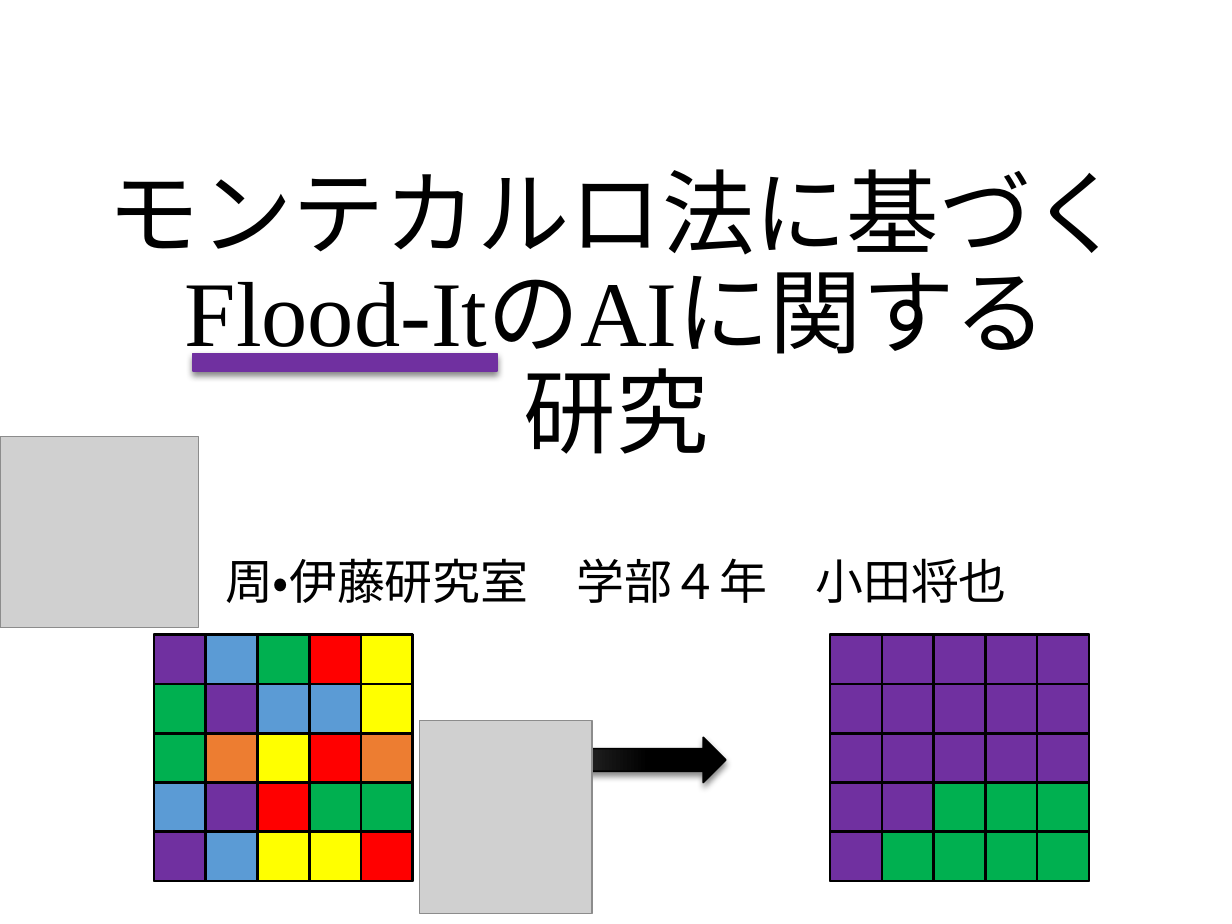
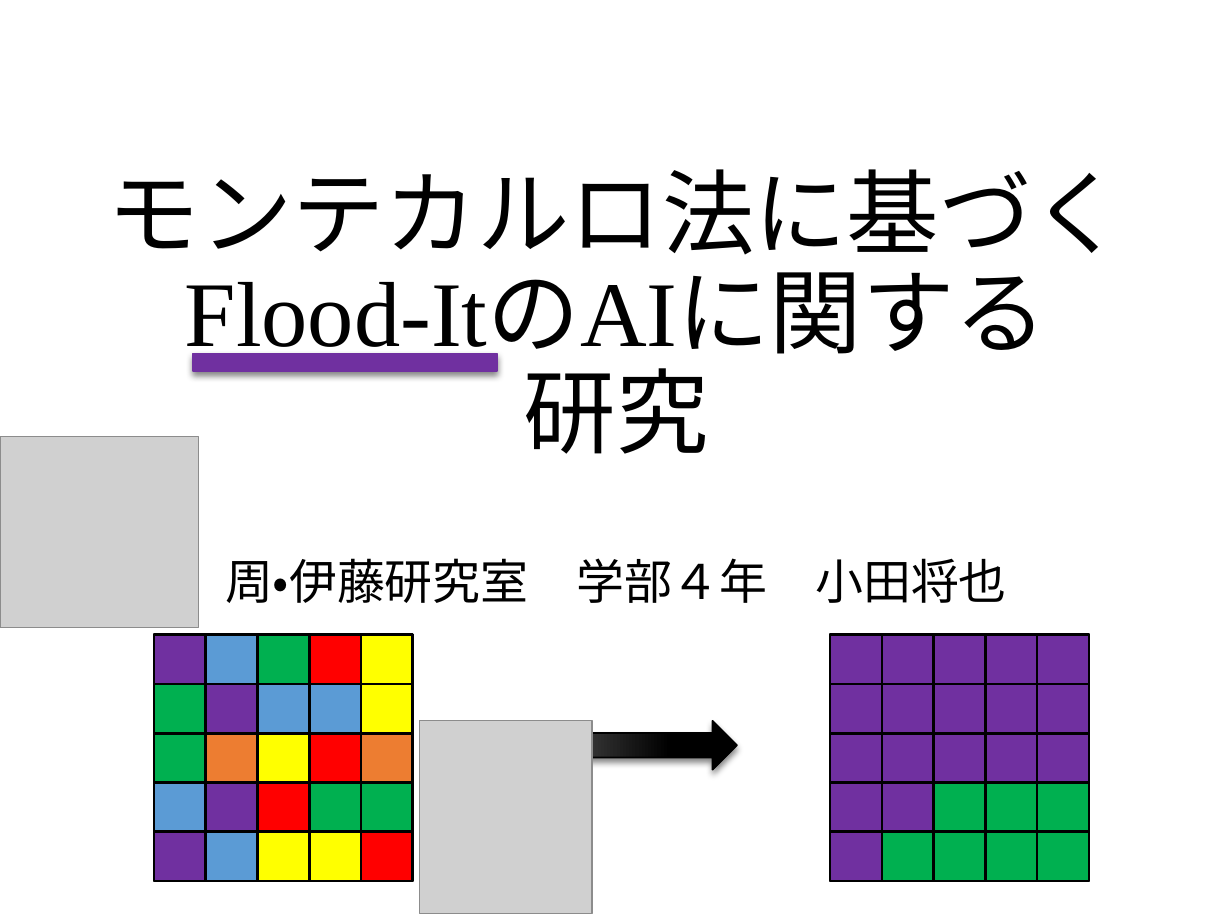
Before and after one commit to MasayaOda/SR, a slide deck: slide 1 of 中間発表.pptx. Drawn at 1232x924 pixels with LibreOffice and Linux fonts; fonts in the diff are those of the drawing; grey boxes stand for pictures. Boxes give left, top, right and bottom in pixels: in the first picture for what was removed or moved away, otherwise in the second. Text is boxed around its words. In the diff, an @@ line names an element or a change of style, - is before the commit and + after.

```diff
--- a/中間発表.pptx
+++ b/中間発表.pptx
@@ down arrow: place and size @@
-down arrow at [533,737,727,782]
+down arrow at [569,721,737,770]
```
Also in this commit, not shown: 9 other slides changed.
